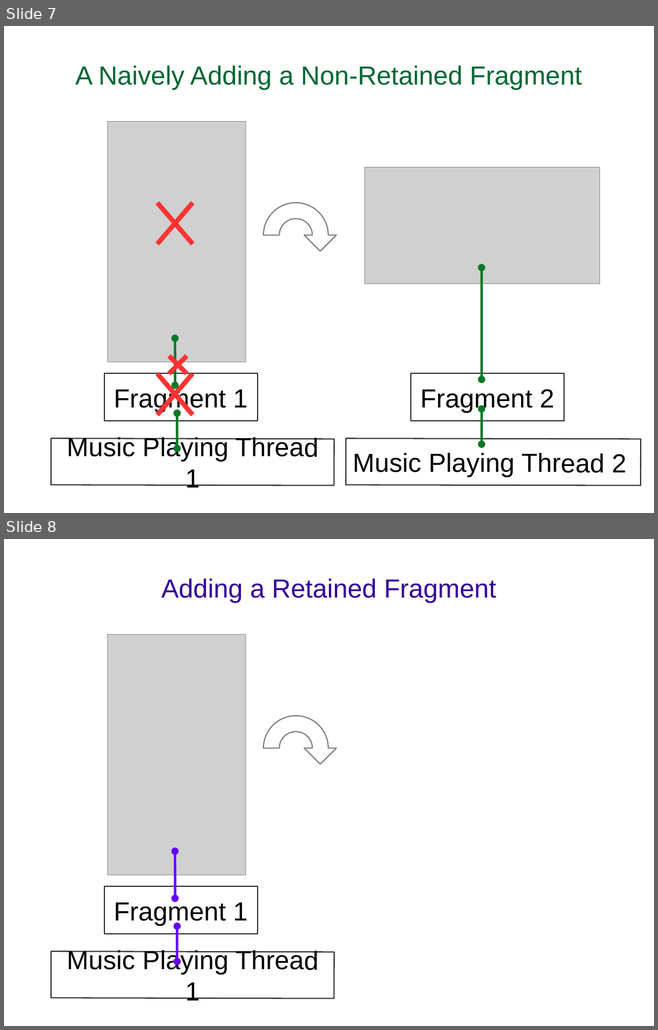
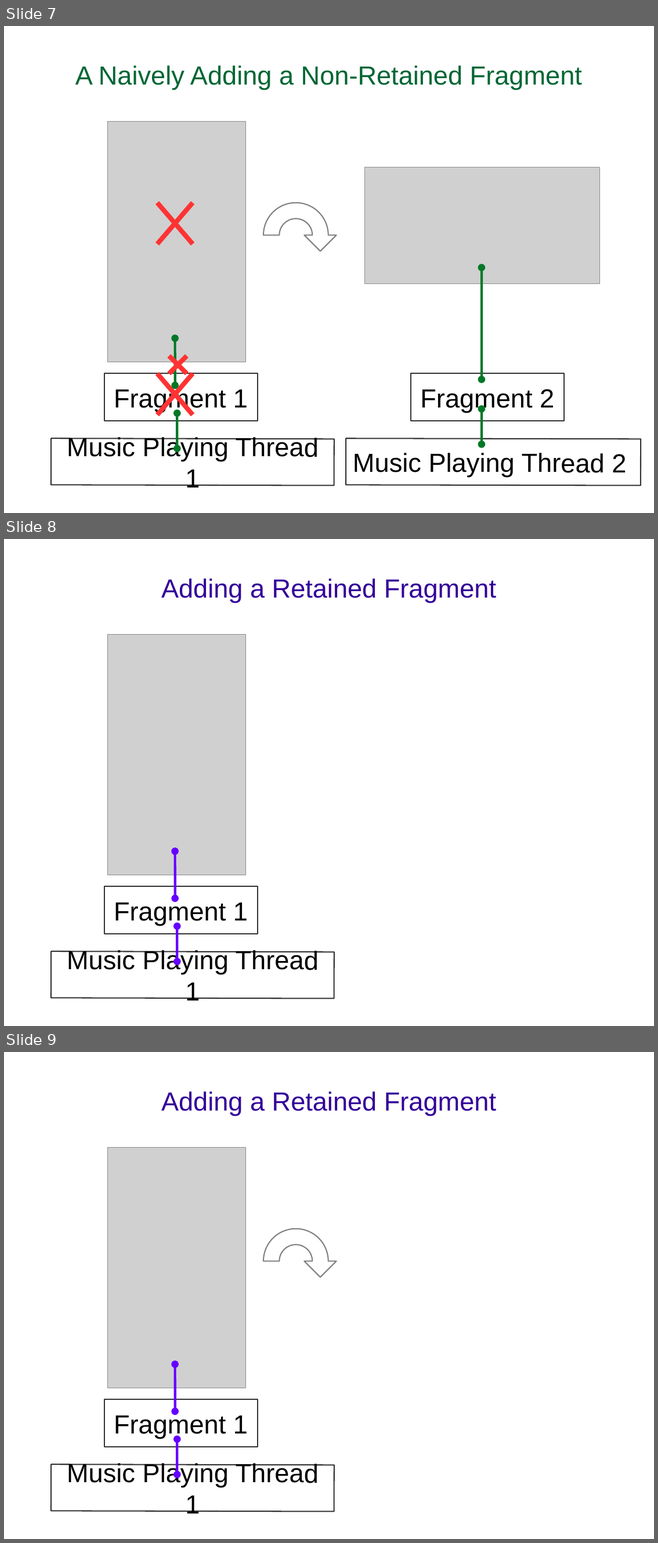
Before and after one commit to flocela/RFragmentWithThread, a slide deck: RFragmentWithThread.odp. Shown one above the other, each under a label of ours: slides 7 and 8 before the commit, slides 7, 8 and 9 after it. The pictures are 658x1030 and 658x1543 pixels, drawn with LibreOffice and Linux fonts; fonts in the diff are those of the drawing; grey boxes stand for pictures. Boxes give left, top, right and bottom in pixels: in the first picture for what was removed or moved away, otherwise in the second. Text is boxed around its words. In the diff, an @@ line names an element or a change of style, - is before the commit and + after.

```diff
--- a/RFragmentWithThread.odp
+++ b/RFragmentWithThread.odp
@@ slide 8 added at (4, 539, 654, 1026), background #FFFFFF @@
@@ title added at (161, 578, 496, 603), 32 pt, text #330099 @@
+Adding a Retained Fragment
@@ picture added at (108, 635, 246, 875) @@
@@ double arrow added from (175, 852) to (175, 899), #6600FF 3 pt @@
@@ rectangle added at (104, 887, 257, 934), outline #333333 1.45 pt, 32 pt, text #000000 @@
+Fragment 1
@@ double arrow added from (177, 926) to (177, 962), #6600FF 3 pt @@
@@ rectangle added at (51, 952, 334, 999), outline #333333 1.45 pt, 32 pt, text #000000 @@
+Music Playing Thread 1
@@ what was slide 8 is now slide 9 @@
```
Also in this commit, not shown: 2 slides changed, 2 other slides added, 1 slide removed, 1 other file.
